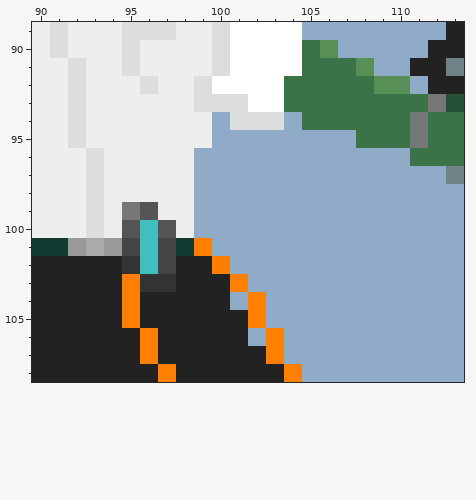
Pixel-art file: Main Build/Art/Orc Design Work.aseprite. Above is the file before it was changed.
128x128 pixels, 1 frame. Shown: x 90..113, y 89..108. The old version is drawn lined up with the new one, on the new canvas. The commit also changed other parts of the picture, which this record leaves out.
After:
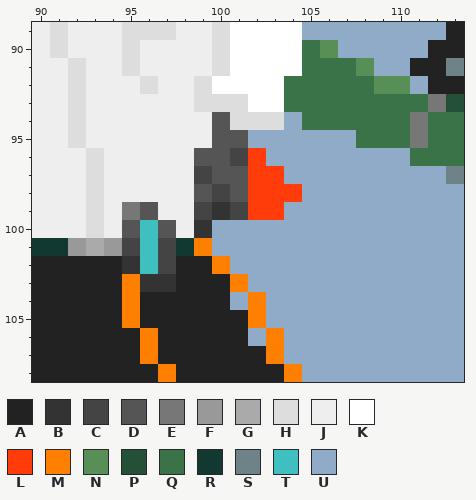
Palette (. is transparent): A #222222  B #333333  C #444444  D #555555  E #777777  F #999999  G #aaaaaa  H #dddddd  J #eeeeee  K #ffffff  L #ff3c0a  M #ff7f00  N #578f57  P #235037  Q #3b7349  R #123832  S #6e8287  T #3fbfbf  U #8fabc7
Edits made:
canvas 128x128 -> 256x128
@@ x 97..106 @@
  93 JJHHHKKQQQ
- 94 JJJUHHHUQQ
- 95 JJJUUUUUUU
- 96 JJUUUUUUUU
- 97 JJUUUUUUUU
- 98 JJUUUUUUUU
- 99 JJUUUUUUUU
-100 DJUUUUUUUU
+ 94 JJJDHHHUQQ
+ 95 JJJDDUUUUU
+ 96 JJDDCLUUUU
+ 97 JJCDDLLUUU
+ 98 JJDCDLLLUU
+ 99 JJCBCLLUUU
+100 DJBUUUUUUU
 101 CRMUUUUUUU
